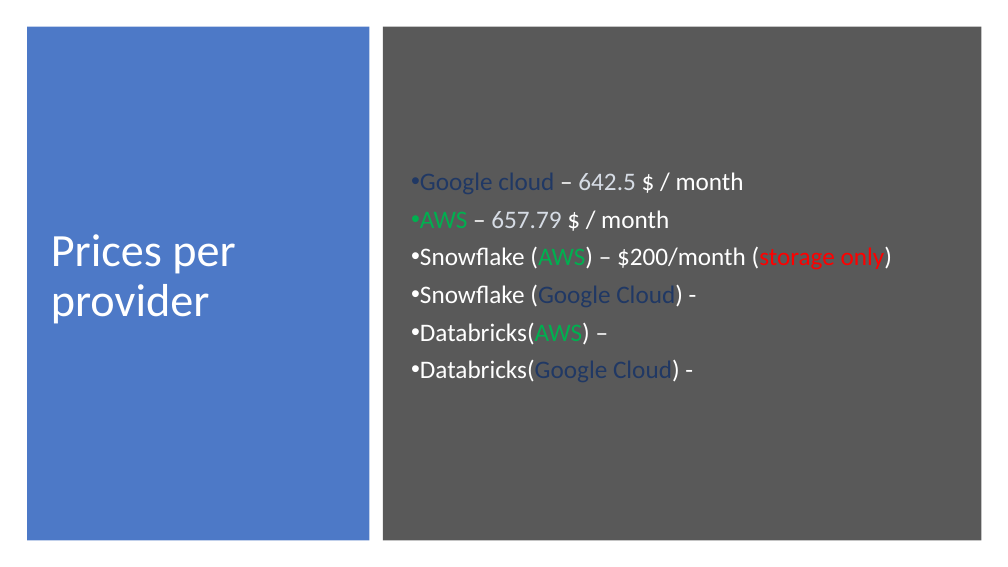
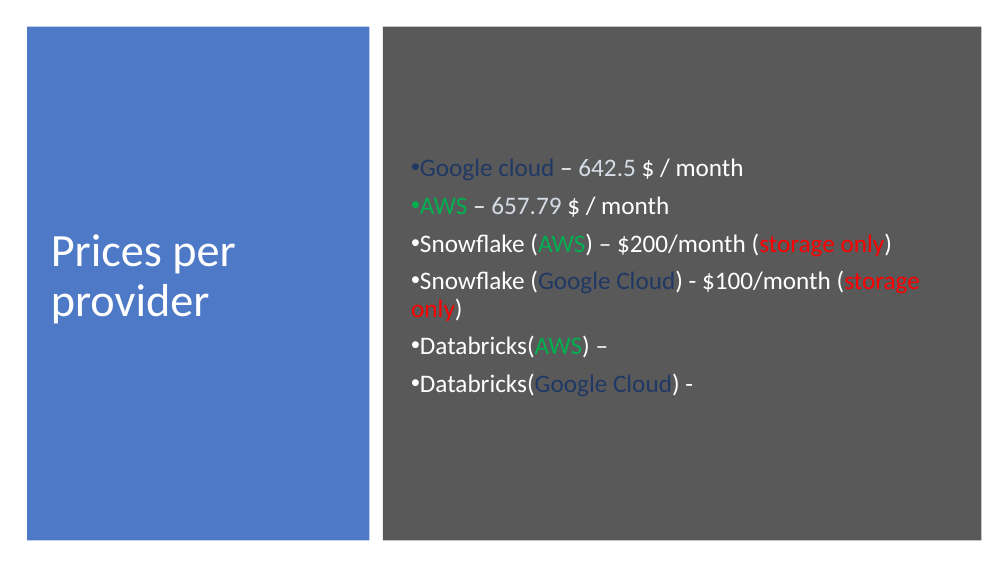
Before and after one commit to Warglaive/SaaS-MachineLearningPlatform-Research, a slide deck: slide 1 of Cost/MarginCalc.pptx. Drawn at 1008x567 pixels with LibreOffice and Linux fonts; fonts in the diff are those of the drawing. Boxes give left, top, right and bottom in pixels: in the first picture for what was removed or moved away, otherwise in the second. Text is boxed around its words. In the diff, an @@ line names an element or a change of style, - is before the commit and + after.

```diff
--- a/Cost/MarginCalc.pptx
+++ b/Cost/MarginCalc.pptx
@@ subtitle at bbox=[411, 271, 920, 321]: text changed @@
-• Snowflake (Google Cloud) -
+• Snowflake (Google Cloud) - $100/month (storage only)
```
Also in this commit, not shown: 1 other file.
